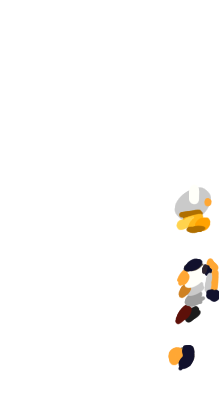
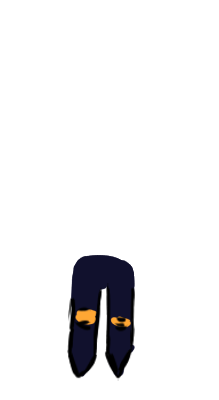
The second 219 × 400 image is a revision of the first. Changes to its layers:
showed group "diagonal down" (1st of 2) (22 layers) over box(67, 185, 219, 381)
showed group "back" (1st of 2) (18 layers) over box(67, 185, 219, 381)
showed group "front" (1st of 2) (22 layers) over box(67, 185, 219, 381)
hid "zombie color pallet", painted on it over box(113, 185, 219, 381)
